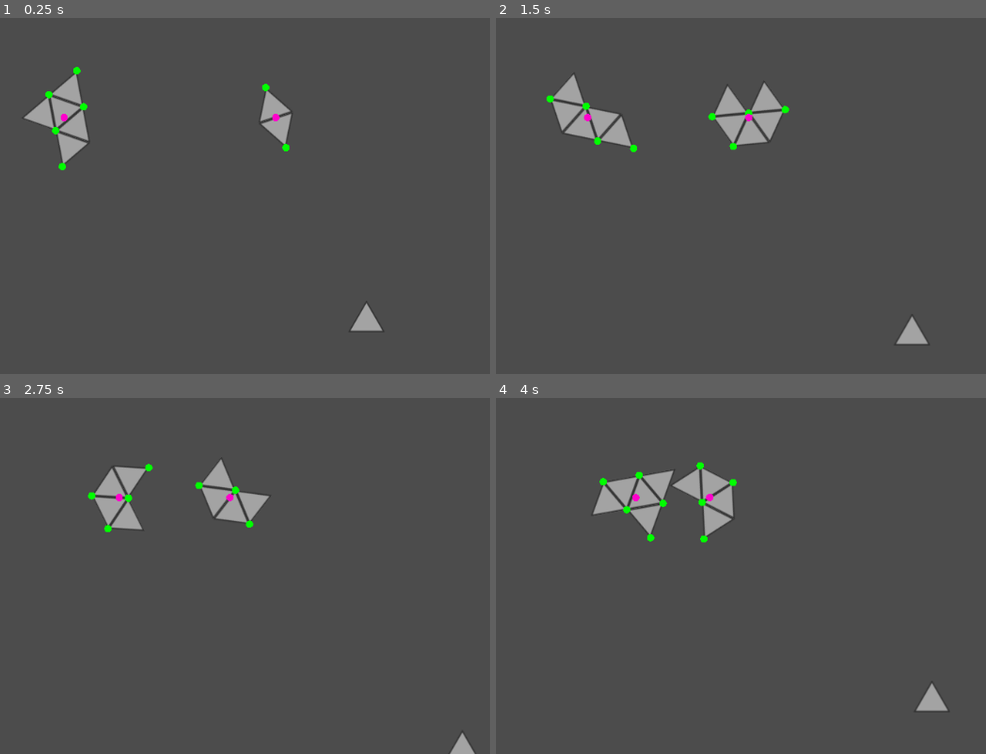
Above: before the commit, frames 1-4 (two rows, left to right).
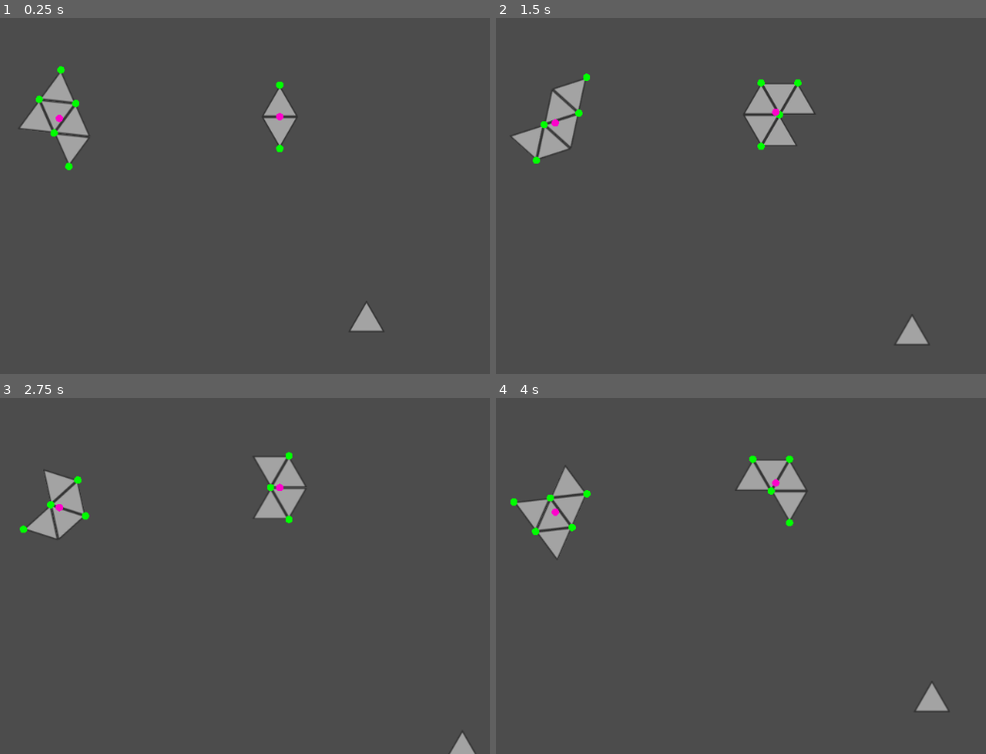
Above: after the commit, the same moments.

Repository: tristaaan/AsteroidGame
Game: Godot game, scene res://Gameplay.tscn
The game is run twice, just before and just after one commit, with the same random seed, the same clock (stepped at 60 frames per second) and the same inputs.
Inputs:
- Up to frame 1 (0.25 s): no input
- Up to frame 2 (1.5 s): tap Enter (ui_accept) at 0.5, 0.77 s; hold Right (ui_right) 0.53-1.28 s; hold Down (ui_down) from 1.28 s (still down)
- Up to frame 3 (2.75 s): tap Enter (ui_accept) at 1.52 s; release Down (ui_down) at 2.03 s; hold Right (ui_right) from 2.03 s (still down)
- Up to frame 4 (4 s): release Right (ui_right) at 2.78 s; hold Up (ui_up) 2.78-3.53 s; tap Enter (ui_accept) at 3.02, 3.77 s; hold Left (ui_left) from 3.53 s (still down)

The runs differ from the first frame. In frame 1, 1.6% of the frame differs, in the area x 3-61%, y 13-43%; in frame 2, 3.9%; in frame 3, 4.6%; in frame 4, 5.2%, in the area x 2-64%, y 16-45%.

Commit message:
more arguments to spawn asteroid

Diff:
--- a/AsteroidFactory.gd
+++ b/AsteroidFactory.gd
@@ -5,8 +5,9 @@
 const speed_bounds = 10
 var rng = RandomNumberGenerator.new()
 
-func spawn(spawn_global_position, velocity = null):
+func spawn(spawn_global_position, velocity = null, rot_velocity = null):
 	var instance = asteroid_scene.instance()
+	# set velocity vector
 	if velocity == null:
 		instance.start_speed = Vector2(
 			rng.randf_range(-speed_bounds, speed_bounds),
@@ -14,7 +15,12 @@
 		)
 	else:
 		instance.start_speed = velocity
-	instance.start_rot = rng.randf_range(-2, 2)
+	# set rotation speed
+	if rot_velocity == null:
+		instance.start_rot = rng.randf_range(-2, 2)
+	else:
+		instance.start_rot = rot_velocity
+
 	instance.start_pos = spawn_global_position
 	instance.global_position = spawn_global_position
 	instance.transform.origin = spawn_global_position
--- a/Gameplay.gd
+++ b/Gameplay.gd
@@ -9,8 +9,8 @@
 func setup_asteroid_field():
 	var screen_size = self.get_viewport().get_visible_rect().size
 
-	spawn_asteroid_at(100, 250, Vector2(30, 0))
-	spawn_asteroid_at(400, 250, Vector2(-25.0, 0))
+	spawn_asteroid_at(100, 250, Vector2(0, 5), 0.5)
+	spawn_asteroid_at(400, 250, Vector2(0, -5), 0)
 
-func spawn_asteroid_at(x, y, velocity = null):
-	$AsteroidFactory.spawn(Vector2(x,y), velocity)
+func spawn_asteroid_at(x, y, velocity = null, rot_velocity=null):
+	$AsteroidFactory.spawn(Vector2(x,y), velocity, rot_velocity)
